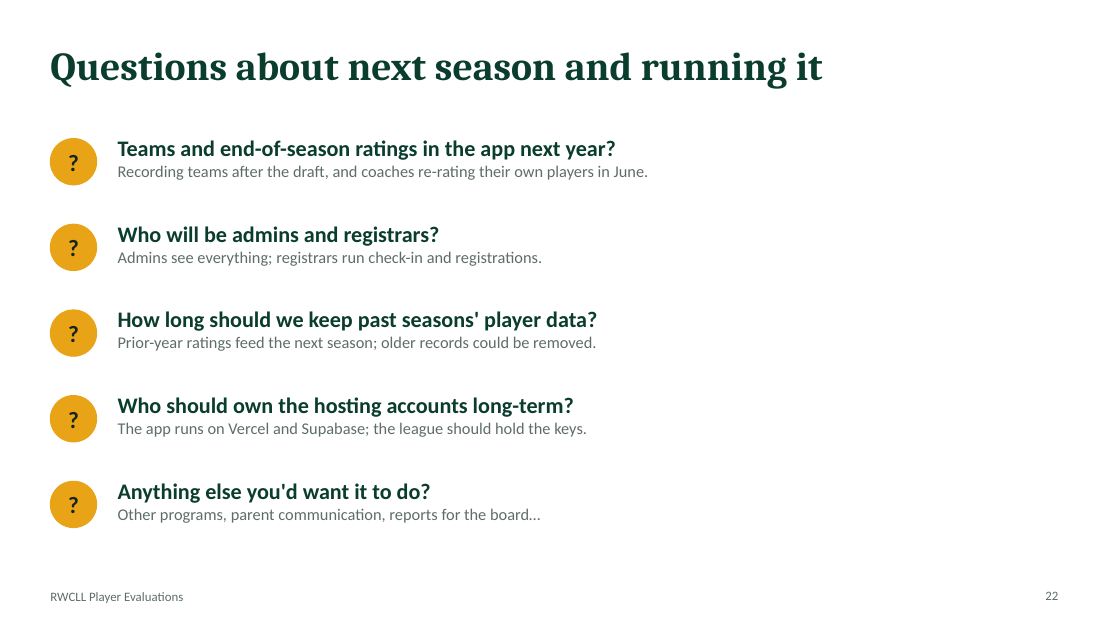
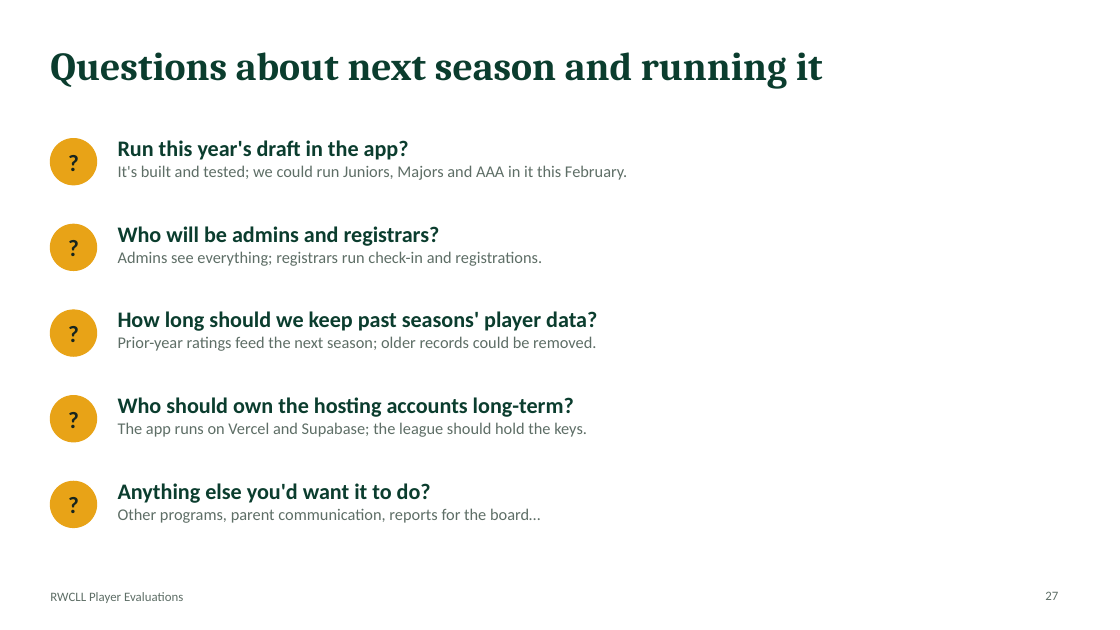
Before and after one commit to rwclldb/rwcll-player-evaluations, a slide deck: slide 27 of docs/board-demo/RWCLL-Player-Evaluations-Board.pptx (slide 22 before the commit). Drawn at 1120x630 pixels with LibreOffice and Linux fonts; fonts in the diff are those of the drawing. Boxes give left, top, right and bottom in pixels: in the first picture for what was removed or moved away, otherwise in the second. Text is boxed around its words. In the diff, an @@ line names an element or a change of style, - is before the commit and + after.

```diff
--- a/docs/board-demo/RWCLL-Player-Evaluations-Board.pptx
+++ b/docs/board-demo/RWCLL-Player-Evaluations-Board.pptx
@@ text at <box>118,140,627,180</box>: text changed @@
-Teams and end-of-season ratings in the app next year?
-Recording teams after the draft, and coaches re-rating their own players in June.
+Run this year's draft in the app?
+It's built and tested; we could run Juniors, Majors and AAA in it this February.
```
Also in this commit, not shown: 5 slides added, 6 other files.
